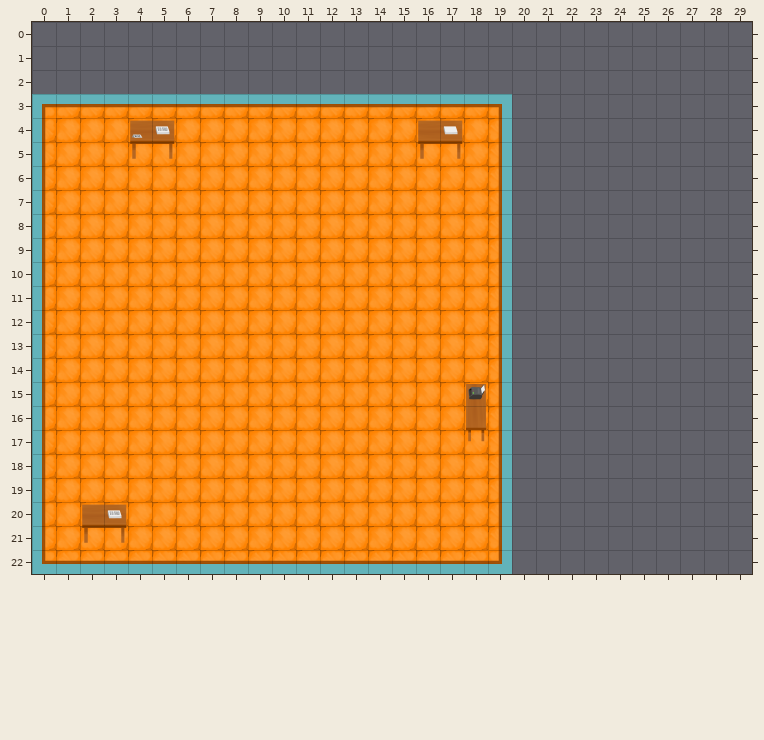
One commit to this Tiled map: Resources/main.tmx. The first picture shows the starting point.
Cells are 100x100 px. Shown: x 0..29, y 0..22. The old version is drawn lined up with the new one.
The same view after the edit:
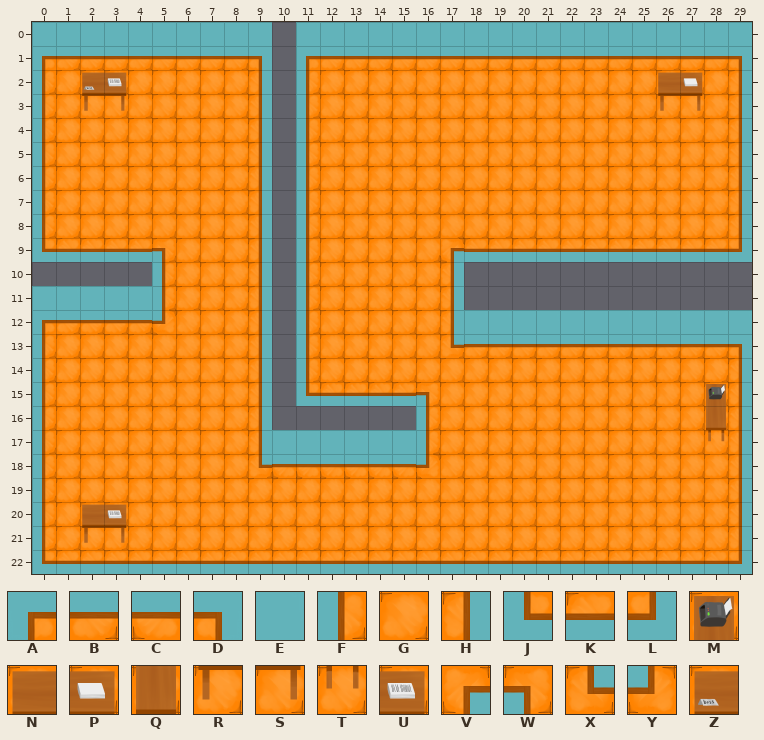
Key: from "tiles": A 0, B 1, C 2, D 3, E 4, F 5, G 6, H 8, J 15, K 16, L 18, M 20, N 23, P 24, Q 25, R 28, S 29, T 30, U 34, V 35, W 36, X 40, Y 41, Z 43.
_ is an empty cell.
Edits made:
map size 20x20 -> 30x23 cells (old content now starts at 0,3; both pictures use the new coordinates)
Layer "main":
y 0: x 0..9 __________ -> EEEEEEEEEE; x 11..29 ___________________ -> EEEEEEEEEEEEEEEEEEE
y 1: x 0..9 __________ -> ABBBBBBBBD; x 11..29 ___________________ -> ABBBBBBBBBBBBBBBBBD
y 2: x 0..9 __________ -> FGZUGGGGGH; x 11..29 ___________________ -> FGGGGGGGGGGGGGGNPGH
y 3: x 0..29 ABBBBBBBBBBBBBBBBBBD__________ -> FGRSGGGGGH_FGGGGGGGGGGGGGGRSGH
y 4: x 4..5 ZU -> GG; x 9..11 GGG -> H_F; x 16..17 NP -> GG; x 19..29 H__________ -> GGGGGGGGGGH
y 5: x 4..5 RS -> GG; x 9..11 GGG -> H_F; x 16..17 RS -> GG; x 19..29 H__________ -> GGGGGGGGGGH
y 6..8: x 9..11 GGG -> H_F; x 19..29 H__________ -> GGGGGGGGGGH
y 9: x 0..5 FGGGGG -> JKKKKW; x 9..11 GGG -> H_F; x 17..29 GGH__________ -> VKKKKKKKKKKKL
y 10: x 0..5 FGGGGG -> _____F; x 9..11 GGG -> H_F; x 17..19 GGH -> H__
y 11: x 0..5 FGGGGG -> EEEEEF; x 9..11 GGG -> H_F; x 17..19 GGH -> H__
y 12: x 0..5 FGGGGG -> ABBBBY; x 9..11 GGG -> H_F; x 17..29 GGH__________ -> HEEEEEEEEEEEE
y 13: x 9..11 GGG -> H_F; x 17..29 GGH__________ -> XBBBBBBBBBBBD
y 14: x 9..11 GGG -> H_F; x 19..29 H__________ -> GGGGGGGGGGH
y 15: x 9..16 GGGGGGGG -> H_JKKKKW; x 18..29 MH__________ -> GGGGGGGGGGMH
y 16: x 9..16 GGGGGGGG -> H______F; x 18..29 QH__________ -> GGGGGGGGGGQH
y 17: x 9..16 GGGGGGGG -> HEEEEEEF; x 18..29 TH__________ -> GGGGGGGGGGTH
y 18: x 9..16 GGGGGGGG -> XCCCCCCY; x 19..29 H__________ -> GGGGGGGGGGH
y 19..21: x 19..29 H__________ -> GGGGGGGGGGH
y 22: x 19..29 L__________ -> KKKKKKKKKKL
Changed places in both pictures, as pixel boxes (x1, y1, x2, y2):
changed: (32, 22, 752, 574)
